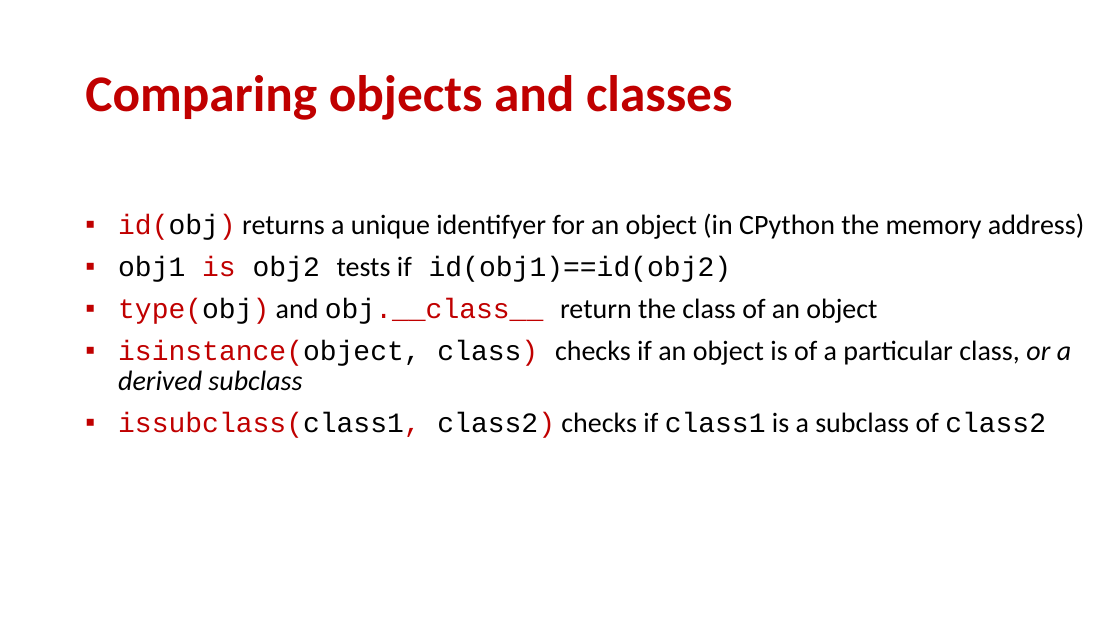
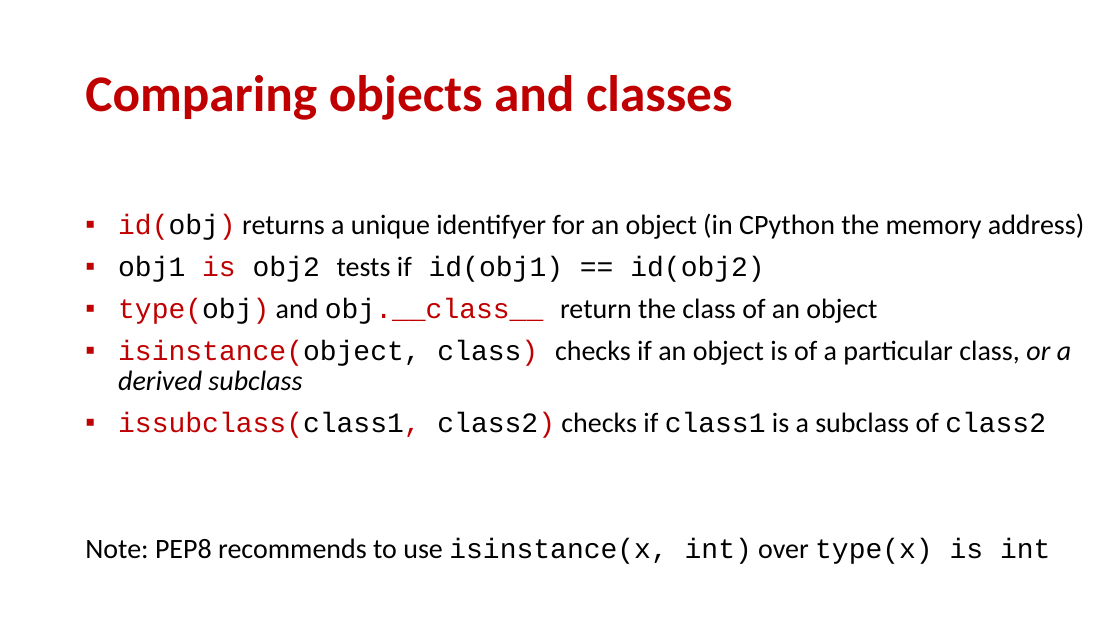
Before and after one commit to gsbrodal/gsbrodal.github.io, a slide deck: slide 17 of ipsa/slides/hierarchies.pptx. Drawn at 1120x630 pixels with LibreOffice and Linux fonts; fonts in the diff are those of the drawing. Boxes give left, top, right and bottom in pixels: in the first picture for what was removed or moved away, otherwise in the second. Text is boxed around its words. In the diff, an @@ line names an element or a change of style, - is before the commit and + after.

Commit message:
all-slides.pdf classes.pdf classes.pptx hierarchies.pdf hierarchies.pptx

```diff
--- a/ipsa/slides/hierarchies.pptx
+++ b/ipsa/slides/hierarchies.pptx
@@ text at bbox=[118, 256, 764, 282]: spaces changed @@
-▪ obj1 is obj2 tests if id(obj1)==id(obj2)
+▪ obj1 is obj2 tests if id(obj1) == id(obj2)
@@ text at bbox=[85, 538, 1050, 564]: paragraph added @@
+Note: PEP8 recommends to use isinstance(x, int) over type(x) is int
```
Also in this commit, not shown: 2 other slides changed, 4 other files.
